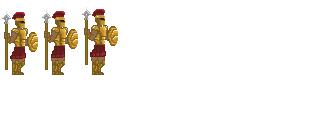
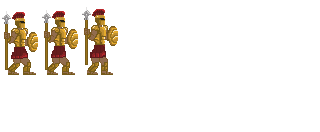
Comparing the layer stacks of the two 320 × 132 images. Changes:
moved "idle2" above "idle3", painted on it over [87, 53, 113, 75]
painted on "idle3" over [47, 51, 75, 75]
painted on "idle1" over [8, 49, 53, 75]
